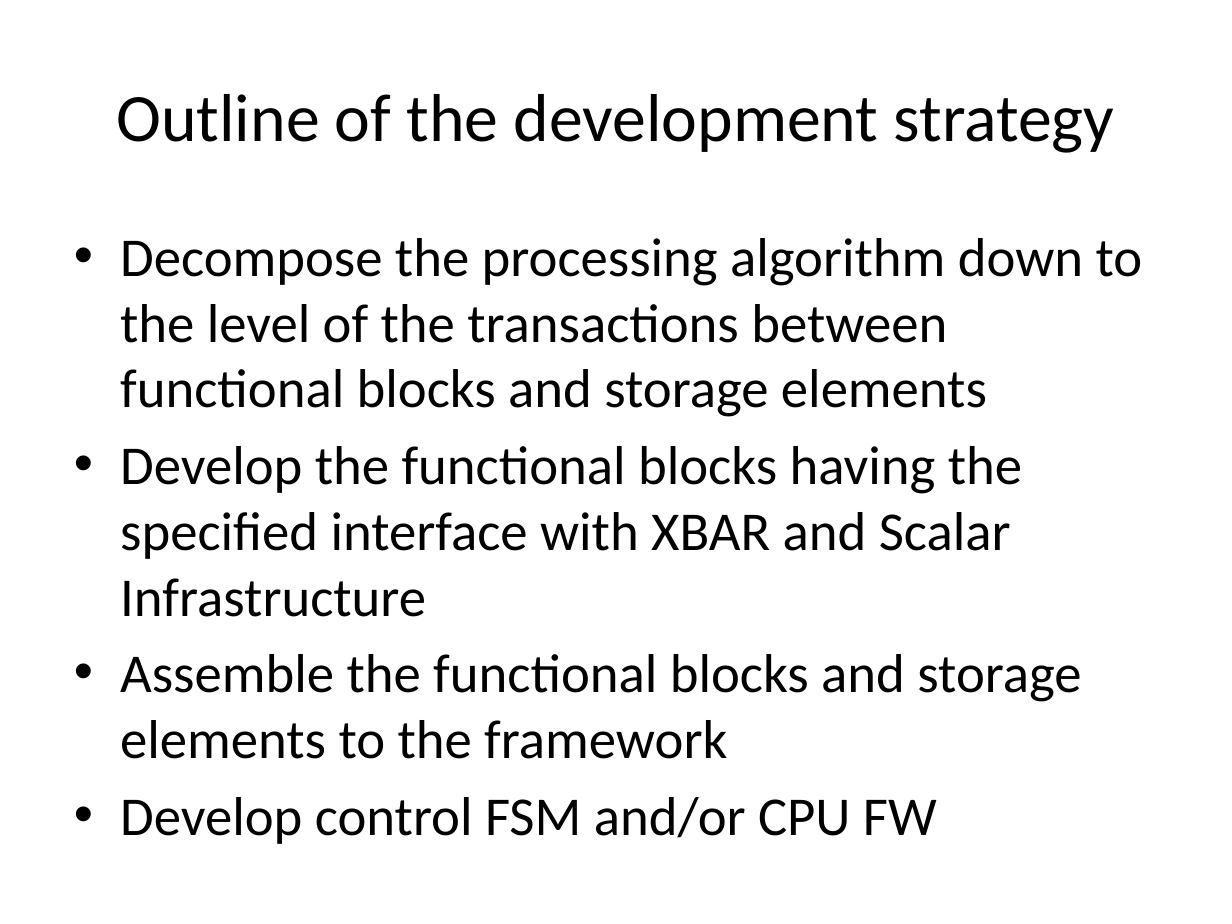
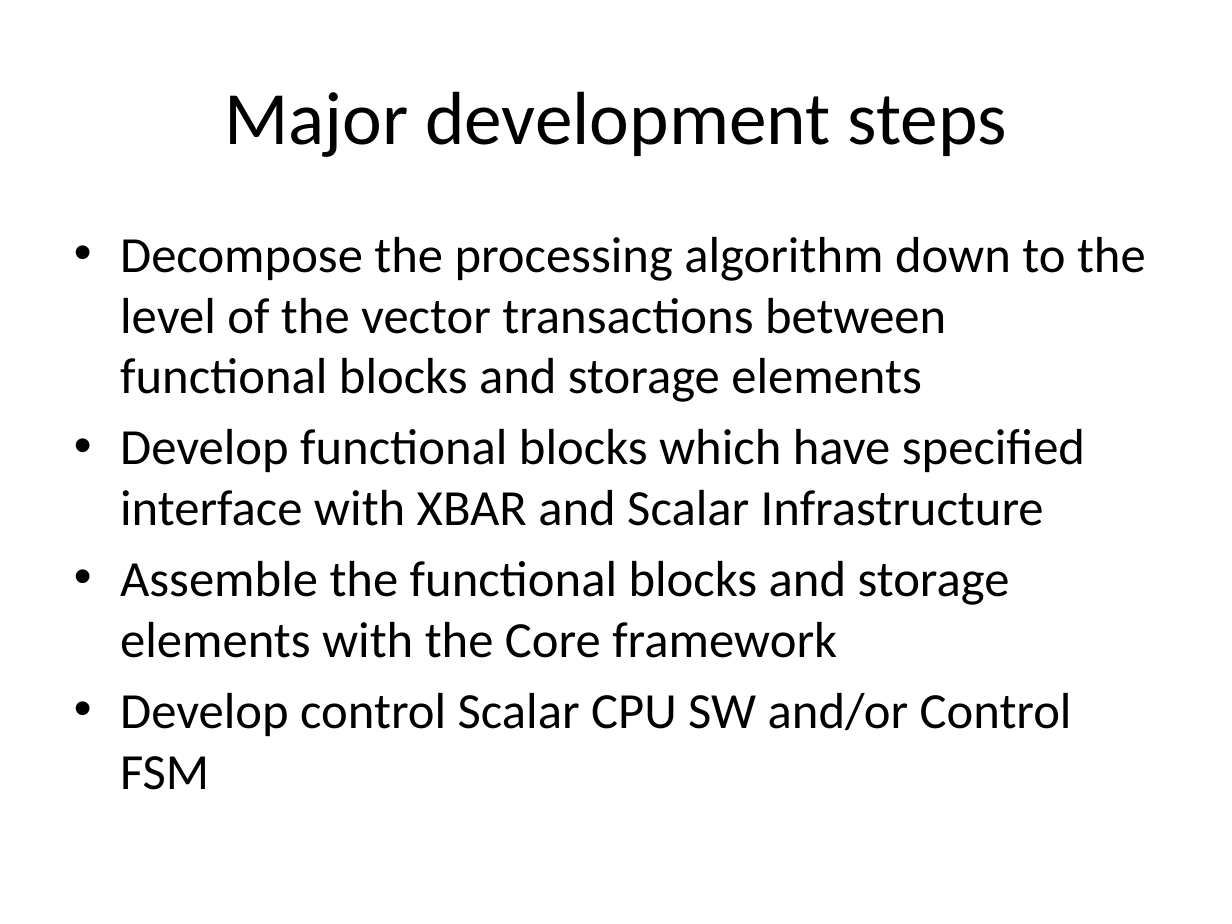
Before and after one commit to timurkelin/simsimd, a slide deck: slide 17 of doc/simsimd.pptx. Drawn at 1232x924 pixels with LibreOffice and Linux fonts; fonts in the diff are those of the drawing; background and template pictures are left out. Boxes give left, top, right and bottom in pixels: in the first picture for what was removed or moved away, otherwise in the second. Text is boxed around its words. In the diff, an @@ line names an element or a change of style, - is before the commit and + after.

```diff
--- a/doc/simsimd.pptx
+++ b/doc/simsimd.pptx
@@ title at [224, 91, 1007, 157]: text changed; size 39.6 to 44 pt @@
-Outline of the development strategy
+Major development steps
@@ text at [120, 237, 1146, 790]: text changed; size 32 to 29.6 pt @@
-• Decompose the processing algorithm down to the level of the transactions between functional blocks and storage elements
-• Develop the functional blocks having the specified interface with XBAR and Scalar Infrastructure
-• Assemble the functional blocks and storage elements to the framework
-• Develop control FSM and/or CPU FW
+• Decompose the processing algorithm down to the level of the vector transactions between functional blocks and storage elements
+• Develop functional blocks which have specified interface with XBAR and Scalar Infrastructure
+• Assemble the functional blocks and storage elements with the Core framework
+• Develop control Scalar CPU SW and/or Control FSM
```
Also in this commit, not shown: 1 other slide changed, 1 other file.
